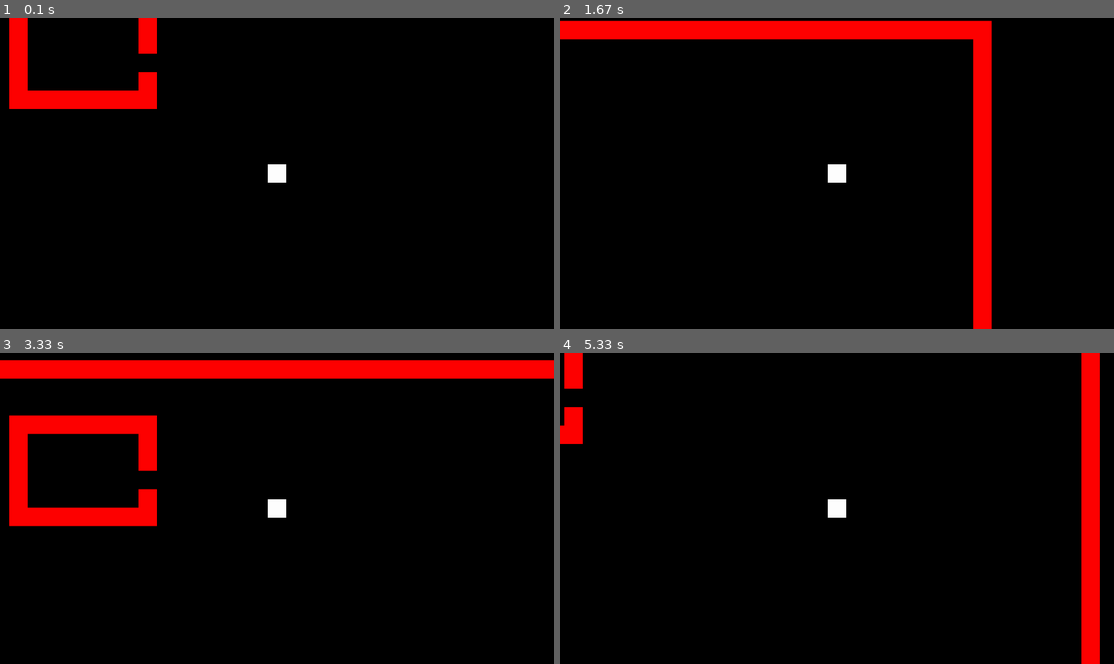
Above: before the commit, frames 1-4 (two rows, left to right).
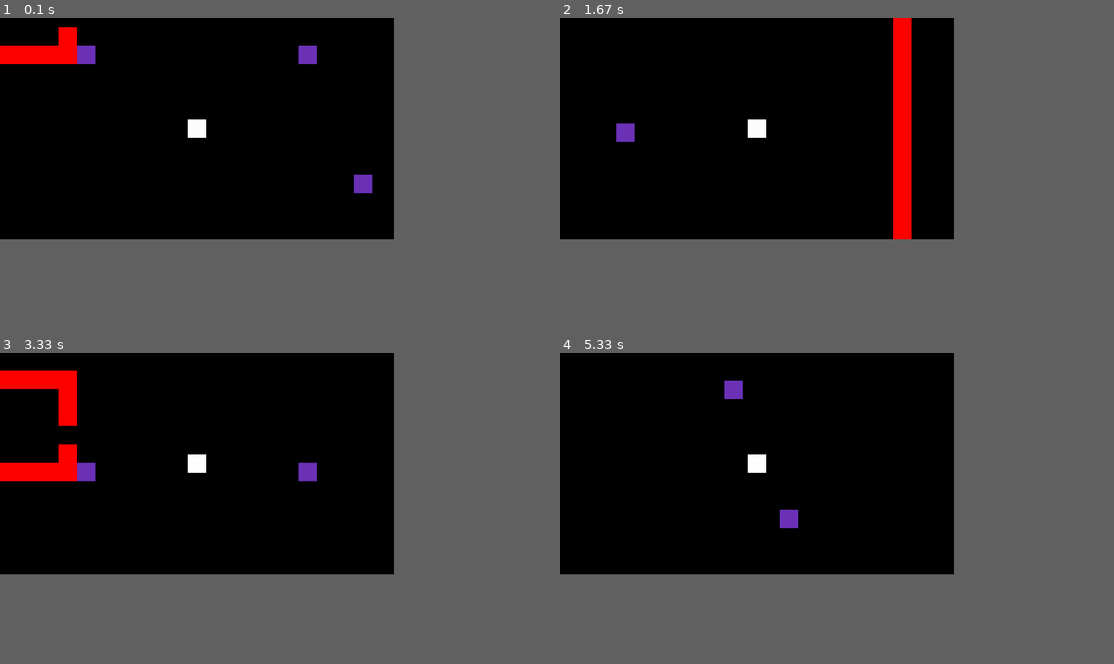
Above: after the commit, the same moments.

Repository: tothbence0531/pygame-project
Game: pygame game, started from main.py
The game is run twice, just before and just after one commit, with the same random seed, the same clock (stepped at 60 frames per second) and the same inputs.
Inputs:
- Up to frame 1 (0.1 s): no input
- Up to frame 2 (1.67 s): hold D 0.33-0.8 s; hold W 0.83-1.13 s; hold D 1.17-1.63 s
- Up to frame 3 (3.33 s): hold A 1.67-2.2 s; hold S 2.23-2.53 s; hold A 2.57-2.97 s; hold W from 3 s (still down)
- Up to frame 4 (5.33 s): release W at 3.37 s; hold D 3.4-4.03 s; hold S 4.07-4.43 s; hold A 4.47-4.93 s; hold D from 4.97 s (still down)
In our replay, the window is 900x506 before the commit and 640x360 after it. These sizes can differ from the game's own. Grey fills any space a smaller window leaves; there, only what the larger window draws over its background counts as a difference.

The runs differ from the first frame. In frame 1, 4.6% of the frame differs, in the area x 0-68%, y 0-57%; in frame 2, 11%; in frame 3, 13%, in the area x 0-100%, y 2-56%; in frame 4, 4.9%.

Commit message:
enemy making

Diff:
--- /dev/null
+++ b/StateManager.py
@@ -0,0 +1,44 @@
+import pygame
+from config import *
+from player import *
+from terrain import *
+from enemy import *
+
+class StateManager:
+    def __init__(self, state):
+        self._state = state
+
+    def get_state(self):
+        return self._state
+
+    def set_state(self, state):
+        self._state = state
+
+
+class Start:
+    def __init__(self, screen, stateManager):
+        self.screen = screen
+        self.stateManager = stateManager
+
+    def run(self):
+        self.screen.fill(RED)
+        keys = pygame.key.get_pressed()
+        if keys[pygame.K_SPACE]:
+            self.stateManager.set_state("level")
+
+
+class Level:
+    def __init__(self, level, stateManager):
+        self.player = None
+        self.level = level
+        self.stateManager = stateManager
+
+    def run(self):
+        for i, row in enumerate(self.level):
+            for j, column in enumerate(row):
+                if column == "T":
+                    Terrain(self, j, i)
+                if column == "P":
+                    self.player = Player(self, j, i)
+                if column == "E":
+                    Enemy(self, j, i)
--- a/config.py
+++ b/config.py
@@ -1,5 +1,5 @@
-SCREEN_WIDTH = 1920
-SCREEN_HEIGHT = 1080
+SCREEN_WIDTH = 1366
+SCREEN_HEIGHT = 768
 TILESIZE = 64
 
 BACKGROUND_LAYER = 1
@@ -9,6 +9,7 @@
 BLACK = (0, 0, 0)
 WHITE = (255, 255, 255)
 RED = (255, 0, 0)
+PURPLE = (108, 51, 185)
 
 #-------MAPS---------
 
@@ -22,14 +23,14 @@
     'TBBBBBBBBBTBBBBBBTBBBBBBBBBBBBBBBBBBBBBBBBBBBT',
     'TBBBBBBBBBTBBBBBBBBBBBBBBBBBBBBBBBBBBBBBBBBBBT',
     'TBBBBBBBBBTBBBBBBTBBBBBBBBBBBBBBBBBBBBBBBBBBBT',
-    'TBBBBBBBBBTTTTTTTTBBBBBBBBBBBBBBBBBBBBBBBBBBBT',
+    'TBBBBBBBBBTTTTTTTTEBBBBBBBBBBBEBBBBBBBBBBBBBBT',
     'TBBBBBBBBBBBBBBBBBBBBBBBBBBBBBBBBBBBBBBBBBBBBT',
     'TBBBBBBBBBBBBBBBBBBBBBBBBBBBBBBBBBBBBBBBBBBBBT',
     'TBBBBBBBBBBBBBBBBBBBBBBBBBBBBBBBBBBBBBBBBBBBBT',
     'TBBBBBBBBBBBBBBBBBBBBBBBPBBBBBBBBBBBBBBBBBBBBT',
     'TBBBBBBBBBBBBBBBBBBBBBBBBBBBBBBBBBBBBBBBBBBBBT',
     'TBBBBBBBBBBBBBBBBBBBBBBBBBBBBBBBBBBBBBBBBBBBBT',
-    'TBBBBBBBBBBBBBBBBBBBBBBBBBBBBBBBBBBBBBBBBBBBBT',
+    'TBBBBBBBBBBBBBBBBBBBBBBBBBBBBBBBBEBBBBBBBBBBBT',
     'TBBBBBBBBBBBBBBBBBBBBBBBBBBBBBBBBBBBBBBBBBBBBT',
     'TBBBBBBBBBBBBBBBBBBBBBBBBBBBBBBBBBBBBBBBBBBBBT',
     'TBBBBBBBBBBBBBBBBBBBBBBBBBBBBBBBBBBBBBBBBBBBBT',
--- /dev/null
+++ b/enemy.py
@@ -0,0 +1,20 @@
+import pygame
+from config import *
+
+class Enemy(pygame.sprite.Sprite):
+    def __init__(self, game, x, y):
+        self.game = game
+        self._layer = PLAYER_LAYER
+        super().__init__(game.all_sprites, game.enemies)
+
+        self.x = TILESIZE * x
+        self.y = TILESIZE * y
+        self.width = TILESIZE
+        self.height = TILESIZE
+
+        self.image = pygame.Surface([self.width, self.height])
+        self.image.fill(PURPLE)
+
+        self.rect = self.image.get_rect()
+        self.rect.x = self.x
+        self.rect.y = self.y
--- a/main.py
+++ b/main.py
@@ -3,11 +3,13 @@
 from terrain import *
 from config import *
 from camera import *
+from enemy import *
 
 pygame.init()
 
 class Game:
     def __init__(self):
+        self.player = None
         self.screen = pygame.display.set_mode((SCREEN_WIDTH, SCREEN_HEIGHT))
         self.all_sprites = Camera()
         self.terrain = pygame.sprite.LayeredUpdates()
@@ -24,6 +26,8 @@
                     Terrain(self, j, i)
                 if column == "P":
                     self.player = Player(self, j, i)
+                if column == "E":
+                    Enemy(self, j, i)
 
     def loop(self):
 
--- a/player.py
+++ b/player.py
@@ -49,11 +49,13 @@
             self.rect.x += self.move_x * self.speed
 
             self.collide_with_objects('x')
+            self.collide_with_enemies('x')
 
         if 0 < self.rect.y + self.move_y * self.speed:
             self.rect.y += self.move_y * self.speed
 
             self.collide_with_objects('y')
+            self.collide_with_enemies('y')
 
         self.move_x, self.move_y = 0, 0
 
@@ -68,6 +70,8 @@
                 if self.move_y > 0: self.rect.y = hits[0].rect.top - self.rect.height
                 elif self.move_y < 0: self.rect.y = hits[0].rect.bottom
 
-
-
-    """def collide_with_enemies"""
+    def collide_with_enemies(self, direction):
+        hits = pygame.sprite.spritecollide(self, self.game.enemies, False)
+        if hits:
+            print(hits)
+            self.game.screen.fill(BLACK)
